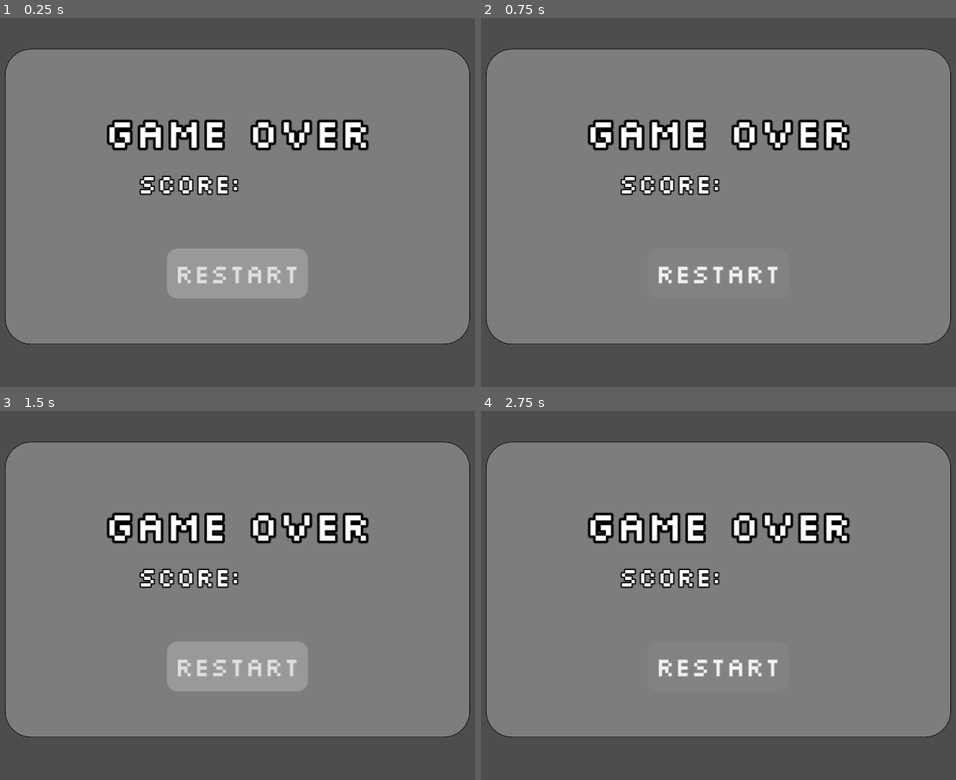
Above: before the commit, frames 1-4 (two rows, left to right).
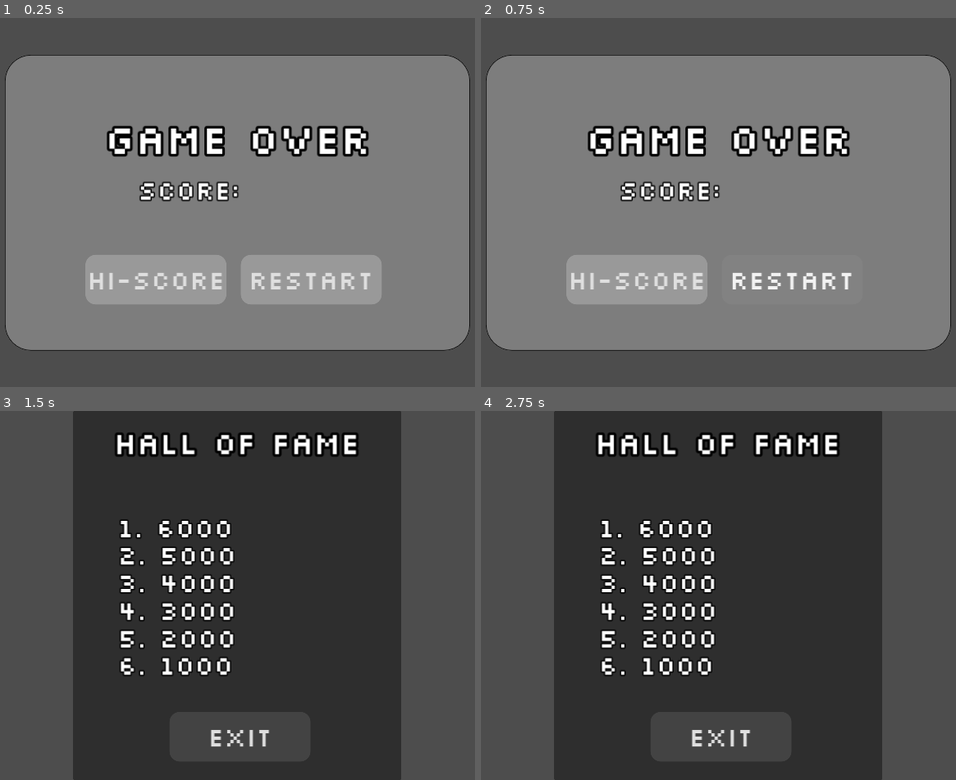
Above: after the commit, the same moments.

Repository: pangeon/V-Galaga
Game: Godot game, scene res://scenes/game_over.tscn
Same seed, same stepped clock (60 frames per second), same inputs: the game is played once before the commit and once after it. This scene is started directly instead of the project's main scene.
Inputs (mouse positions are in pixels of both pictures, inside the frame that each line leads up to):
- Up to frame 1 (0.25 s): no input
- Up to frame 2 (0.75 s): click "RESTART" at 0.5 s
- Up to frame 3 (1.5 s): click (156, 672) at 1.25 s, where only the run after the commit has a clickable "HI-SCORE"
- Up to frame 4 (2.75 s): click (718, 665) at 2 s, where only the run before the commit has a clickable "RESTART"

The runs differ from the first frame. In frame 1, 14% of the frame differs, in the area x 1-99%, y 8-91%; in frame 2, 11%; in frame 3, 89%, in the area x 1-99%, y 0-100%; in frame 4, 88%.

Commit message:
hall of fame - sketch

Diff:
--- a/scenes/game_over.tscn
+++ b/scenes/game_over.tscn
@@ -56,9 +56,7 @@
 anchor_right = 1.0
 anchor_bottom = 1.0
 offset_left = -3.0
-offset_top = -12.0
 offset_right = -3.0
-offset_bottom = -12.0
 grow_horizontal = 2
 grow_vertical = 2
 script = ExtResource("1_3p201")
@@ -107,16 +105,16 @@
 text = "SCORE:"
 label_settings = SubResource("LabelSettings_ag0i8")
 
-[node name="Button" type="Button" parent="Panel"]
+[node name="ButtonRestart" type="Button" parent="Panel"]
 layout_mode = 1
 anchors_preset = 8
 anchor_left = 0.5
 anchor_top = 0.5
 anchor_right = 0.5
 anchor_bottom = 0.5
-offset_left = -137.5
+offset_left = 6.5
 offset_top = 101.5
-offset_right = 137.5
+offset_right = 281.5
 offset_bottom = 198.5
 grow_horizontal = 2
 grow_vertical = 2
@@ -127,4 +125,25 @@
 theme_override_styles/pressed = SubResource("StyleBoxFlat_1e2xa")
 text = "RESTART"
 
-[connection signal="pressed" from="Panel/Button" to="." method="_on_button_pressed"]
+[node name="ButtonHiScore" type="Button" parent="Panel"]
+layout_mode = 1
+anchors_preset = 8
+anchor_left = 0.5
+anchor_top = 0.5
+anchor_right = 0.5
+anchor_bottom = 0.5
+offset_left = -296.5
+offset_top = 101.5
+offset_right = -21.5
+offset_bottom = 198.5
+grow_horizontal = 2
+grow_vertical = 2
+theme_override_fonts/font = ExtResource("1_ghets")
+theme_override_font_sizes/font_size = 50
+theme_override_styles/normal = SubResource("StyleBoxFlat_y0t71")
+theme_override_styles/hover = SubResource("StyleBoxFlat_if3xb")
+theme_override_styles/pressed = SubResource("StyleBoxFlat_1e2xa")
+text = "HI-SCORE"
+
+[connection signal="pressed" from="Panel/ButtonRestart" to="." method="_on_button_pressed"]
+[connection signal="pressed" from="Panel/ButtonHiScore" to="." method="_on_button_hi_score_pressed"]
--- /dev/null
+++ b/scenes/high_score.tscn
@@ -0,0 +1,185 @@
+[gd_scene load_steps=8 format=3 uid="uid://cboyh2qu4v8qn"]
+
+[ext_resource type="Script" path="res://scripts/high_score.gd" id="1_ox2w7"]
+[ext_resource type="FontFile" uid="uid://d14qjfkr4ghux" path="res://assets/font/Silkscreen-Regular.ttf" id="1_y8ov7"]
+
+[sub_resource type="LabelSettings" id="LabelSettings_1b3lj"]
+font = ExtResource("1_y8ov7")
+font_size = 60
+outline_size = 20
+outline_color = Color(0, 0, 0, 1)
+
+[sub_resource type="LabelSettings" id="LabelSettings_fmem8"]
+font = ExtResource("1_y8ov7")
+font_size = 50
+outline_size = 10
+outline_color = Color(0, 0, 0, 1)
+
+[sub_resource type="StyleBoxFlat" id="StyleBoxFlat_g1nbd"]
+bg_color = Color(0.262745, 0.262745, 0.262745, 1)
+border_color = Color(1, 1, 1, 1)
+corner_radius_top_left = 20
+corner_radius_top_right = 20
+corner_radius_bottom_right = 20
+corner_radius_bottom_left = 20
+
+[sub_resource type="StyleBoxFlat" id="StyleBoxFlat_bmhll"]
+bg_color = Color(0.294118, 0.294118, 0.294118, 1)
+corner_radius_top_left = 20
+corner_radius_top_right = 20
+corner_radius_bottom_right = 20
+corner_radius_bottom_left = 20
+
+[sub_resource type="StyleBoxFlat" id="StyleBoxFlat_0j0mn"]
+bg_color = Color(0.329412, 0.329412, 0.329412, 1)
+corner_radius_top_left = 20
+corner_radius_top_right = 20
+corner_radius_bottom_right = 20
+corner_radius_bottom_left = 20
+
+[node name="High Score" type="Control"]
+layout_mode = 3
+anchors_preset = 0
+offset_left = 320.0
+offset_right = 960.0
+offset_bottom = 720.0
+script = ExtResource("1_ox2w7")
+
+[node name="Panel" type="Panel" parent="."]
+layout_mode = 0
+offset_right = 640.0
+offset_bottom = 720.0
+
+[node name="TitleLabel" type="Label" parent="Panel"]
+layout_mode = 1
+anchors_preset = -1
+anchor_left = 0.123
+anchor_top = 0.029
+anchor_right = 0.123
+anchor_bottom = 0.029
+offset_left = 0.279999
+offset_top = 0.119999
+offset_right = 483.28
+offset_bottom = 80.12
+grow_horizontal = 2
+text = "HALL OF FAME"
+label_settings = SubResource("LabelSettings_1b3lj")
+
+[node name="FirstScoreLabel" type="Label" parent="Panel"]
+layout_mode = 1
+anchors_preset = -1
+anchor_left = 0.122
+anchor_top = 0.14
+anchor_right = 0.122
+anchor_bottom = 0.14
+offset_left = 8.92
+offset_top = 94.2
+offset_right = 455.92
+offset_bottom = 162.2
+grow_horizontal = 2
+grow_vertical = 2
+text = "1. 6000"
+label_settings = SubResource("LabelSettings_fmem8")
+
+[node name="SecondScoreLabel" type="Label" parent="Panel"]
+layout_mode = 1
+anchors_preset = -1
+anchor_left = 0.122
+anchor_top = 0.14
+anchor_right = 0.122
+anchor_bottom = 0.14
+offset_left = 8.92
+offset_top = 147.2
+offset_right = 455.92
+offset_bottom = 215.2
+grow_horizontal = 2
+grow_vertical = 2
+text = "2. 5000"
+label_settings = SubResource("LabelSettings_fmem8")
+
+[node name="ThirdScoreLabel" type="Label" parent="Panel"]
+layout_mode = 1
+anchors_preset = -1
+anchor_left = 0.122
+anchor_top = 0.14
+anchor_right = 0.122
+anchor_bottom = 0.14
+offset_left = 8.92
+offset_top = 201.2
+offset_right = 455.92
+offset_bottom = 269.2
+grow_horizontal = 2
+grow_vertical = 2
+text = "3. 4000"
+label_settings = SubResource("LabelSettings_fmem8")
+
+[node name="FourthScoreLabel" type="Label" parent="Panel"]
+layout_mode = 1
+anchors_preset = -1
+anchor_left = 0.122
+anchor_top = 0.14
+anchor_right = 0.122
+anchor_bottom = 0.14
+offset_left = 8.92
+offset_top = 255.2
+offset_right = 455.92
+offset_bottom = 323.2
+grow_horizontal = 2
+grow_vertical = 2
+text = "4. 3000"
+label_settings = SubResource("LabelSettings_fmem8")
+
+[node name="FivethScoreLabel" type="Label" parent="Panel"]
+layout_mode = 1
+anchors_preset = -1
+anchor_left = 0.122
+anchor_top = 0.14
+anchor_right = 0.122
+anchor_bottom = 0.14
+offset_left = 8.92
+offset_top = 309.2
+offset_right = 455.92
+offset_bottom = 377.2
+grow_horizontal = 2
+grow_vertical = 2
+text = "5. 2000"
+label_settings = SubResource("LabelSettings_fmem8")
+
+[node name="SixthScoreLabel" type="Label" parent="Panel"]
+layout_mode = 1
+anchors_preset = -1
+anchor_left = 0.122
+anchor_top = 0.14
+anchor_right = 0.122
+anchor_bottom = 0.14
+offset_left = 8.92
+offset_top = 362.2
+offset_right = 455.92
+offset_bottom = 430.2
+grow_horizontal = 2
+grow_vertical = 2
+text = "6. 1000"
+label_settings = SubResource("LabelSettings_fmem8")
+
+[node name="ExitButton" type="Button" parent="Panel"]
+layout_mode = 1
+anchors_preset = 8
+anchor_left = 0.5
+anchor_top = 0.5
+anchor_right = 0.5
+anchor_bottom = 0.5
+offset_left = -132.0
+offset_top = 227.0
+offset_right = 143.0
+offset_bottom = 324.0
+grow_horizontal = 2
+grow_vertical = 2
+theme_override_fonts/font = ExtResource("1_y8ov7")
+theme_override_font_sizes/font_size = 50
+theme_override_styles/normal = SubResource("StyleBoxFlat_g1nbd")
+theme_override_styles/hover = SubResource("StyleBoxFlat_bmhll")
+theme_override_styles/pressed = SubResource("StyleBoxFlat_0j0mn")
+text = "EXIT
+"
+
+[connection signal="pressed" from="Panel/ExitButton" to="." method="_on_exit_button_pressed"]
--- a/scripts/game_over.gd
+++ b/scripts/game_over.gd
@@ -1,7 +1,17 @@
 extends Control
+
+var high_score_scene = preload("res://scenes/high_score.tscn")
+var score_to_check = 0
 
 func display_score_to_end_screen(total_score):
 	$Panel/Score.text = "SCORE: " + str(total_score)
+	score_to_check = total_score
 
 func _on_button_pressed():
 	get_tree().reload_current_scene()
+
+func _on_button_hi_score_pressed():
+	var high_score_instance = high_score_scene.instantiate()
+	high_score_instance.save_score_to_hall_of_fame(score_to_check)
+	$Panel.visible = false
+	$".".add_child(high_score_instance)
--- /dev/null
+++ b/scripts/high_score.gd
@@ -0,0 +1,24 @@
+extends Control
+
+func save_score_to_hall_of_fame(total_score):
+	if int($Panel/FirstScoreLabel.text.substr(2)) < total_score:
+		$Panel/FirstScoreLabel.text = "1. " + str(total_score)
+		return
+	if int($Panel/SecondScoreLabel.text.substr(2)) < total_score:
+		$Panel/SecondScoreLabel.text = "2. " + str(total_score)
+		return
+	if int($Panel/ThirdScoreLabel.text.substr(2)) < total_score:
+		$Panel/ThirdScoreLabel.text = "3. " + str(total_score)
+		return
+	if int($Panel/FourthScoreLabel.text.substr(2)) < total_score:
+		$Panel/FourthScoreLabel.text = "4. " + str(total_score)
+		return
+	if int($Panel/FivethScoreLabel.text.substr(2)) < total_score:
+		$Panel/FivethScoreLabel.text = "5. " + str(total_score)
+		return
+	if int($Panel/SixthScoreLabel.text.substr(2)) < total_score:
+		$Panel/SixthScoreLabel.text = "6. " + str(total_score)
+		return
+
+func _on_exit_button_pressed():
+	get_tree().reload_current_scene()
Not shown, added: game_logo.jpg.import
